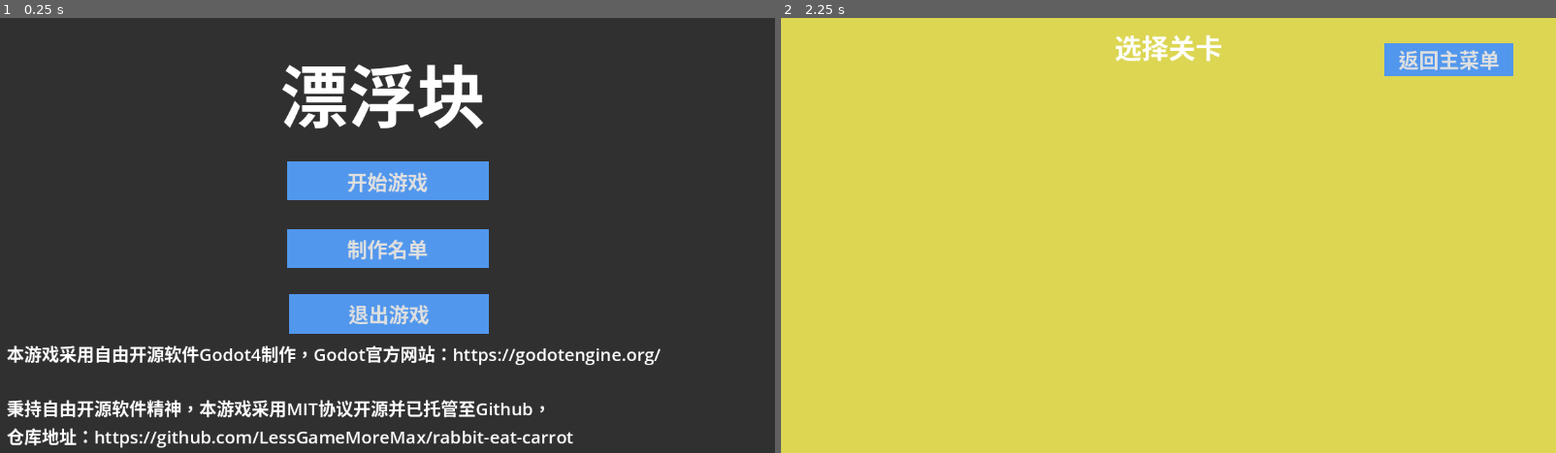
Above: before the commit, frames 1-2 (left to right).
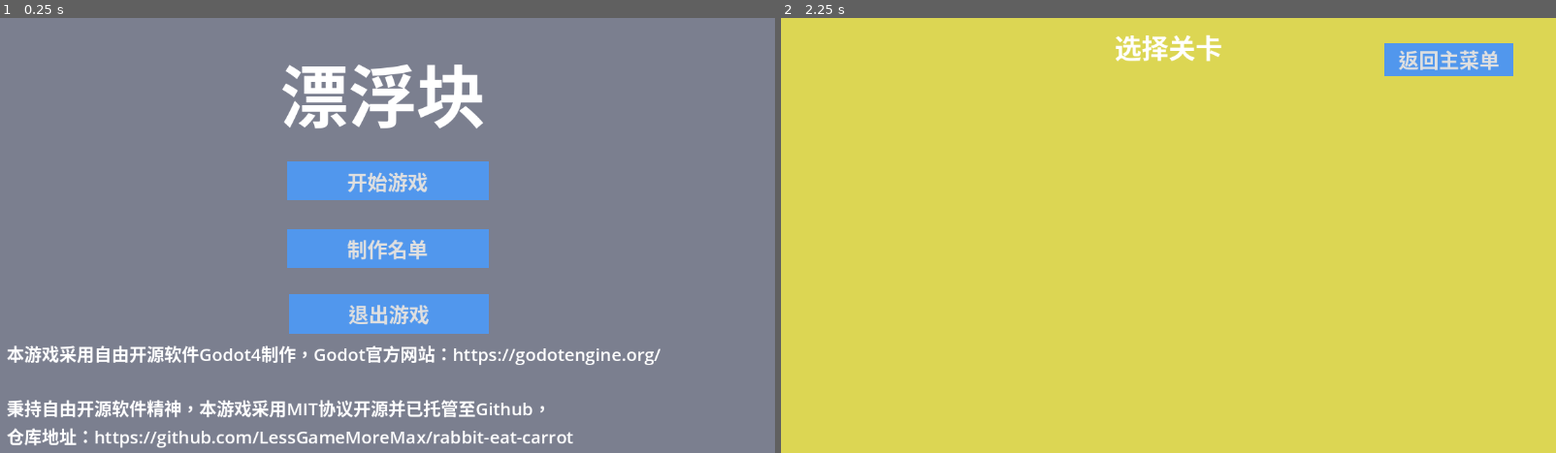
Above: after the commit, the same moments.

Repository: LessGameMoreMax/rabbit-eat-carrot
Game: Godot game, scene res://root.tscn
Two runs of this game, one before a commit and one after it. Both use one fixed random seed, a clock stepped at 60 frames per second and the inputs below.
Inputs:
- Up to frame 1 (0.25 s): no input
- Up to frame 2 (2.25 s): click "开始游戏" at 0.5 s; click "返回主菜单" at 1.25 s; click "开始游戏" at 2 s

The runs differ from the first frame. In frame 1, 89% of the frame differs, in the area x 0-100%, y 0-100%; in frame 2, nothing differs.
Error in both runs: Attempt to call function 'get_as_text' in base 'null instance' on a null instance. (res://Scenes/Grid.gd:34)

Commit message:
23/11/29

Diff:
--- a/Scenes/grid.tscn
+++ b/Scenes/grid.tscn
@@ -6,9 +6,25 @@
 size = Vector3(2, 0.2, 2)
 
 [sub_resource type="StandardMaterial3D" id="StandardMaterial3D_4k5wf"]
+albedo_color = Color(0.717647, 0.717647, 0.717647, 1)
 
 [sub_resource type="BoxShape3D" id="BoxShape3D_tkyyu"]
 size = Vector3(0.4, 0.2, 0.4)
+
+[sub_resource type="BoxMesh" id="BoxMesh_8xgr3"]
+size = Vector3(1, 1, 2)
+
+[sub_resource type="StandardMaterial3D" id="StandardMaterial3D_5va58"]
+albedo_color = Color(0, 0, 0, 1)
+
+[sub_resource type="StandardMaterial3D" id="StandardMaterial3D_5j64y"]
+albedo_color = Color(0, 0, 0, 1)
+
+[sub_resource type="StandardMaterial3D" id="StandardMaterial3D_wi2fi"]
+albedo_color = Color(0, 0, 0, 1)
+
+[sub_resource type="StandardMaterial3D" id="StandardMaterial3D_c1xxx"]
+albedo_color = Color(0, 0, 0, 1)
 
 [node name="Grid" type="MeshInstance3D"]
 mesh = SubResource("BoxMesh_bmpyd")
@@ -37,6 +53,26 @@
 [node name="MonsterTimer" type="Timer" parent="."]
 one_shot = true
 
+[node name="MeshInstance3D" type="MeshInstance3D" parent="."]
+transform = Transform3D(0.0608241, 0, 0, 0, 0.0625586, 0, 0, 0, 0.900747, 0.966147, 0.0804069, 0)
+mesh = SubResource("BoxMesh_8xgr3")
+surface_material_override/0 = SubResource("StandardMaterial3D_5va58")
+
+[node name="MeshInstance3D2" type="MeshInstance3D" parent="."]
+transform = Transform3D(-2.65871e-09, 0, -0.919054, 0, 0.0625586, 0, 0.0608241, 0, -4.01731e-08, 0.0141378, 0.0804069, -0.944878)
+mesh = SubResource("BoxMesh_8xgr3")
+surface_material_override/0 = SubResource("StandardMaterial3D_5j64y")
+
+[node name="MeshInstance3D3" type="MeshInstance3D" parent="."]
+transform = Transform3D(-0.0608241, 0, 8.03463e-08, 0, 0.0625586, 0, -5.31741e-09, 0, -0.919054, -0.952134, 0.0804069, 0.00713125)
+mesh = SubResource("BoxMesh_8xgr3")
+surface_material_override/0 = SubResource("StandardMaterial3D_wi2fi")
+
+[node name="MeshInstance3D4" type="MeshInstance3D" parent="."]
+transform = Transform3D(7.97612e-09, 0, 0.919054, 0, 0.0625586, 0, -0.0608241, 0, 1.20519e-07, 0.0105723, 0.0804069, 0.944878)
+mesh = SubResource("BoxMesh_8xgr3")
+surface_material_override/0 = SubResource("StandardMaterial3D_c1xxx")
+
 [connection signal="area_entered" from="Area3D" to="." method="_on_area_3d_area_entered"]
 [connection signal="timeout" from="Timer" to="." method="_on_timer_timeout"]
 [connection signal="area_entered" from="MonsterArea" to="." method="_on_monster_area_area_entered"]
--- a/Scenes/tile.tscn
+++ b/Scenes/tile.tscn
@@ -7,10 +7,25 @@
 
 [sub_resource type="StandardMaterial3D" id="StandardMaterial3D_6wrty"]
 resource_local_to_scene = true
+albedo_color = Color(0.447059, 1, 0.521569, 0.878431)
 
 [sub_resource type="BoxShape3D" id="BoxShape3D_fip5o"]
 resource_local_to_scene = true
 size = Vector3(10, 1, 10)
+
+[sub_resource type="BoxMesh" id="BoxMesh_bynsv"]
+
+[sub_resource type="StandardMaterial3D" id="StandardMaterial3D_pmkrg"]
+albedo_color = Color(0, 0, 0, 0.65098)
+
+[sub_resource type="StandardMaterial3D" id="StandardMaterial3D_fyklq"]
+albedo_color = Color(0, 0, 0, 0.65098)
+
+[sub_resource type="StandardMaterial3D" id="StandardMaterial3D_c46gy"]
+albedo_color = Color(0, 0, 0, 0.65098)
+
+[sub_resource type="StandardMaterial3D" id="StandardMaterial3D_4dmrg"]
+albedo_color = Color(0, 0, 0, 0.65098)
 
 [node name="Tile" type="MeshInstance3D"]
 mesh = SubResource("BoxMesh_a4epc")
@@ -22,3 +37,23 @@
 
 [node name="CollisionShape3D" type="CollisionShape3D" parent="StaticBody3D"]
 shape = SubResource("BoxShape3D_fip5o")
+
+[node name="MeshInstance3D" type="MeshInstance3D" parent="."]
+transform = Transform3D(0.452141, 0, 0, 0, 0.290572, 0, 0, 0, 9.89145, 4.76113, 0.431143, 0)
+mesh = SubResource("BoxMesh_bynsv")
+surface_material_override/0 = SubResource("StandardMaterial3D_pmkrg")
+
+[node name="MeshInstance3D2" type="MeshInstance3D" parent="."]
+transform = Transform3D(-1.97637e-08, 0, -9.9284, 0, 0.290572, 0, 0.452141, 0, -4.33984e-07, 0.00840092, 0.431143, -4.80518)
+mesh = SubResource("BoxMesh_bynsv")
+surface_material_override/0 = SubResource("StandardMaterial3D_fyklq")
+
+[node name="MeshInstance3D3" type="MeshInstance3D" parent="."]
+transform = Transform3D(-0.452141, 0, 8.67142e-07, 0, 0.290572, 0, -3.95274e-08, 0, -9.91895, -4.76512, 0.431143, -0.0164368)
+mesh = SubResource("BoxMesh_bynsv")
+surface_material_override/0 = SubResource("StandardMaterial3D_c46gy")
+
+[node name="MeshInstance3D4" type="MeshInstance3D" parent="."]
+transform = Transform3D(-1.97637e-08, 0, -9.97979, 0, 0.290572, 0, 0.452141, 0, -4.3623e-07, 0.00840199, 0.431143, 4.77752)
+mesh = SubResource("BoxMesh_bynsv")
+surface_material_override/0 = SubResource("StandardMaterial3D_4dmrg")
--- a/Tile.gd
+++ b/Tile.gd
@@ -17,9 +17,9 @@
 func _ready():
 	material = 	get_surface_override_material(0) as StandardMaterial3D
 	if IsMoveable():
-		material.albedo_color = Color.BLUE
+		material.albedo_color = Color.AQUAMARINE
 	else:
-		material.albedo_color = Color.DARK_SLATE_GRAY
+		material.albedo_color = Color.DIM_GRAY
 	return
 
 func _process(delta):
@@ -34,7 +34,7 @@
 	return
 
 func CanclePreSelected():
-	material.albedo_color = Color.BLUE
+	material.albedo_color = Color.AQUAMARINE
 	return
 
 func Selected(normal: Vector3):
@@ -44,15 +44,15 @@
 	return
 
 func CancelSelected():
-	material.albedo_color = Color.BLUE
+	material.albedo_color = Color.AQUAMARINE
 	return
 
 func Covered():
-	material.albedo_color = Color.GREEN
+	material.albedo_color = Color.LIME
 	return
 
 func CancelCovered():
-	material.albedo_color = Color.BLUE
+	material.albedo_color = Color.AQUAMARINE
 	return
 
 func AddGrid(grid: MyGrid):
--- a/root.tscn
+++ b/root.tscn
@@ -15,6 +15,10 @@
 [sub_resource type="LabelSettings" id="LabelSettings_8svlt"]
 font_size = 40
 
+[sub_resource type="Environment" id="Environment_4dgj5"]
+background_mode = 1
+background_color = Color(0.772549, 0.796078, 0.898039, 0.356863)
+
 [node name="Root" type="Node3D"]
 script = ExtResource("1_482ex")
 
@@ -287,6 +291,9 @@
 vertical_alignment = 1
 
 [node name="AudioManager" parent="." instance=ExtResource("11_omt6g")]
+
+[node name="WorldEnvironment" type="WorldEnvironment" parent="."]
+environment = SubResource("Environment_4dgj5")
 
 [connection signal="pressed" from="UserInterface/MainMenu/Button" to="UserInterface" method="_on_button_pressed"]
 [connection signal="pressed" from="UserInterface/MainMenu/Button2" to="UserInterface" method="_on_button_2_pressed"]
Not shown: 1 places in Scenes/grid.tscn that only renumber resources
Not shown: 1 places in Scenes/tile.tscn that only renumber resources
Not shown: 1 places in root.tscn that only renumber resources
